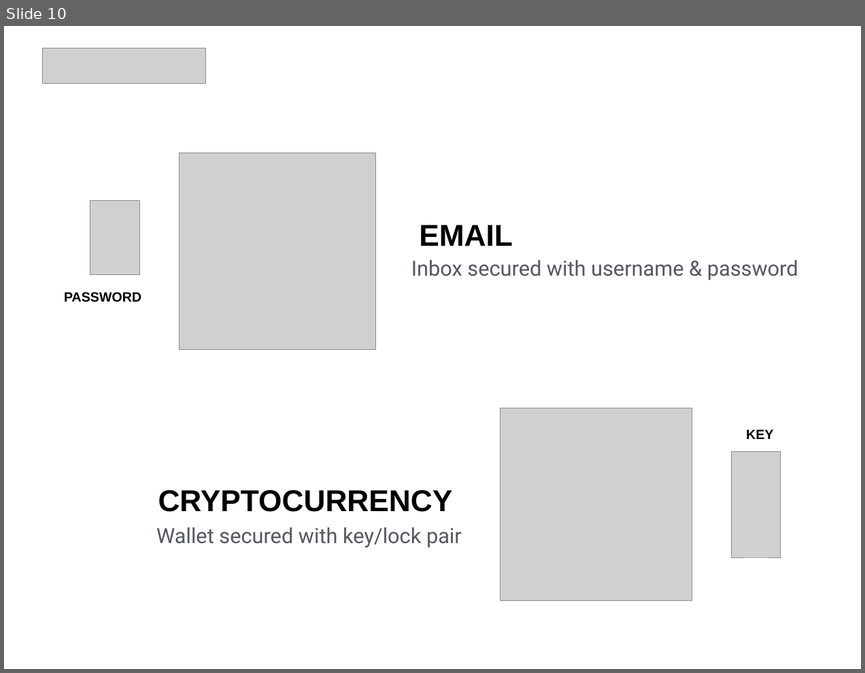
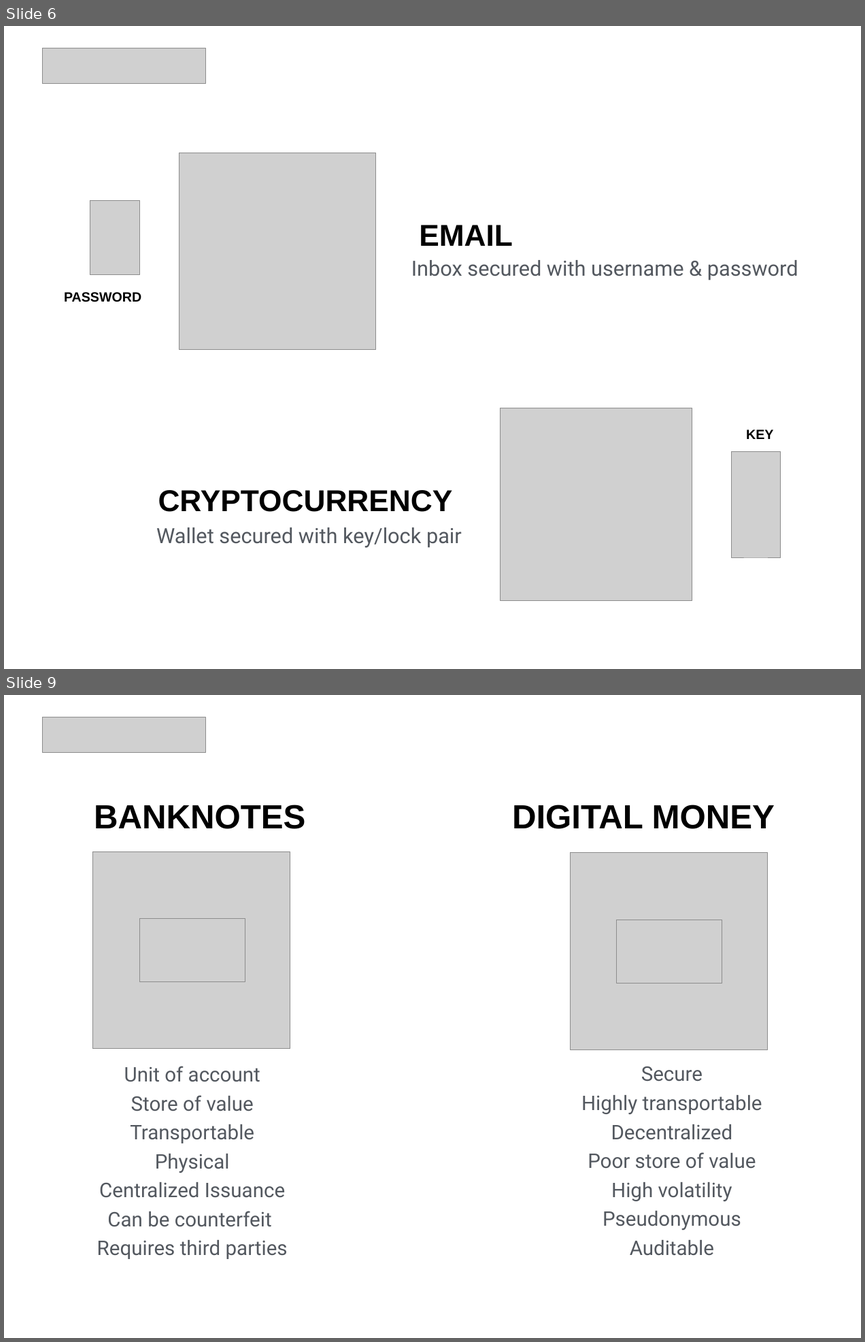
Before and after one commit to texture/ethereum101, a slide deck: cryptocurrency/cryptocurrency.ppt. Shown one above the other, each under a label of ours: slide 10 before the commit, slides 6 and 9 after it; the slides between them are not shown. The pictures are 865x673 and 865x1342 pixels, drawn with LibreOffice and Linux fonts; fonts in the diff are those of the drawing; grey boxes stand for pictures. Boxes give left, top, right and bottom in pixels: in the first picture for what was removed or moved away, otherwise in the second. Text is boxed around its words. In the diff, an @@ line names an element or a change of style, - is before the commit and + after.

```diff
--- a/cryptocurrency/cryptocurrency.ppt
+++ b/cryptocurrency/cryptocurrency.ppt
@@ slide 9 added at [4, 695, 861, 1338], background #FFFFFF @@
@@ picture added at [43, 717, 205, 752] @@
@@ text added at [94, 804, 305, 829], 40 pt, text #000000, bold @@
+BANKNOTES
@@ text added at [512, 804, 774, 829], 40 pt, text #000000, bold @@
+DIGITAL MONEY
@@ picture added at [92, 851, 290, 1049] @@
@@ picture added at [570, 852, 767, 1049] @@
@@ picture added at [139, 919, 245, 982] @@
@@ picture added at [617, 920, 722, 983] @@
@@ text added at [97, 1066, 288, 1259], 24 pt, text #53585F @@
+Unit of account
+Store of value
+Transportable
+Physical
+Centralized Issuance
+Can be counterfeit
+Requires third parties
@@ text added at [581, 1066, 762, 1255], 24 pt, text #53585F @@
+Secure
+Highly transportable
+Decentralized
+Poor store of value
+High volatility
+Pseudonymous
+Auditable
@@ what was slide 10 is now slide 6 @@
```
Also in this commit, not shown: 3 slides changed, 1 other slide added, 1 slide removed, 10 other files.
